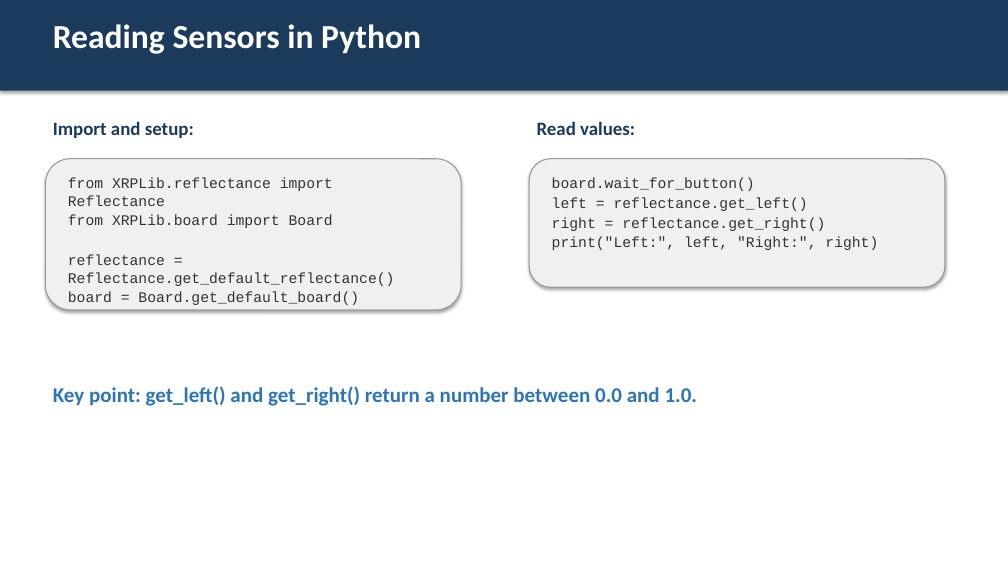
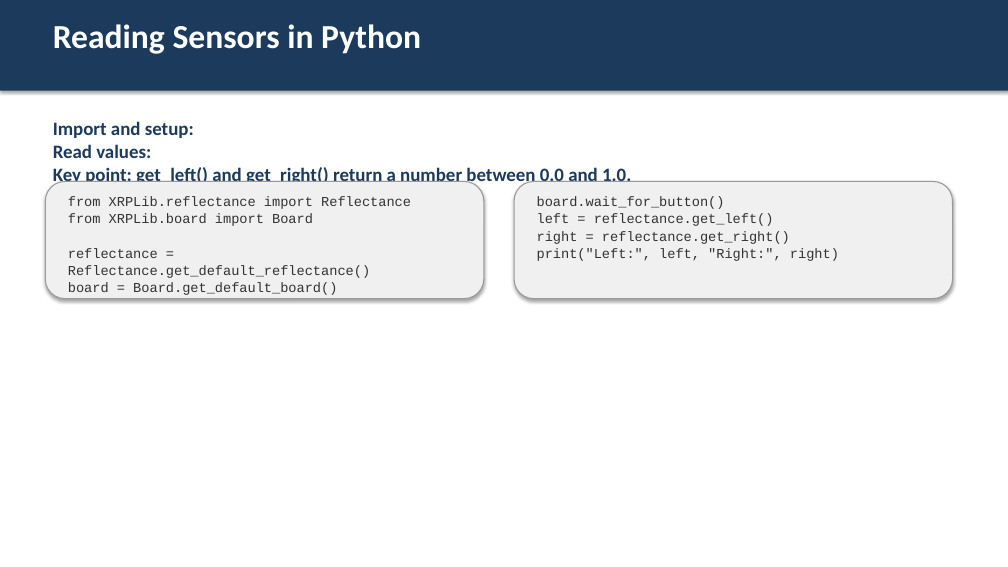
Before and after one commit to bradamiller/IntoToPython, a slide deck: slide 5 of module-02-line-tracking/slides/01-the-reflectance-sensor.pptx. Drawn at 1008x567 pixels with LibreOffice and Linux fonts; fonts in the diff are those of the drawing. Boxes give left, top, right and bottom in pixels: in the first picture for what was removed or moved away, otherwise in the second. Text is boxed around its words. In the diff, an @@ line names an element or a change of style, - is before the commit and + after.

```diff
--- a/module-02-line-tracking/slides/01-the-reflectance-sensor.pptx
+++ b/module-02-line-tracking/slides/01-the-reflectance-sensor.pptx
@@ text "Read values:": place and size @@
-text "Read values:" at box(537, 121, 635, 135)
+text "Read values:" at box(53, 144, 151, 158)
@@ text "Key point: get_left() and get_right() ...": place and size @@
-text "Key point: get_left() and get_right() ..." at box(53, 386, 697, 406)
+text "Key point: get_left() and get_right() ..." at box(53, 167, 631, 186)
@@ text "Key point: get_left() and get_right() ..." at box(53, 167, 631, 186): size 20 to 18 pt, text colour #2E75B6 to #1B3A5C @@
@@ rounded rectangle: place and size @@
-rounded rectangle at box(45, 159, 461, 310)
+rounded rectangle at box(45, 181, 484, 299)
@@ text "from XRPLib.reflectance import Reflectance": place and size @@
-text "from XRPLib.reflectance import Reflectance" at box(68, 177, 395, 305)
+text "from XRPLib.reflectance import Reflectance" at box(68, 196, 411, 295)
@@ text "from XRPLib.reflectance import Reflectance" at box(68, 196, 411, 295): size 14 to 13 pt; less space between paragraphs @@
@@ rounded rectangle: place and size @@
-rounded rectangle at box(529, 159, 945, 287)
+rounded rectangle at box(514, 181, 953, 299)
@@ text "board.wait_for_button()" at box(537, 196, 839, 261): size 14 to 13 pt; less space between paragraphs @@
@@ text "board.wait_for_button()": place and size @@
-text "board.wait_for_button()" at box(552, 177, 878, 250)
+text "board.wait_for_button()" at box(537, 196, 839, 261)
```
Also in this commit, not shown: 9 other slides changed, 40 other files.
